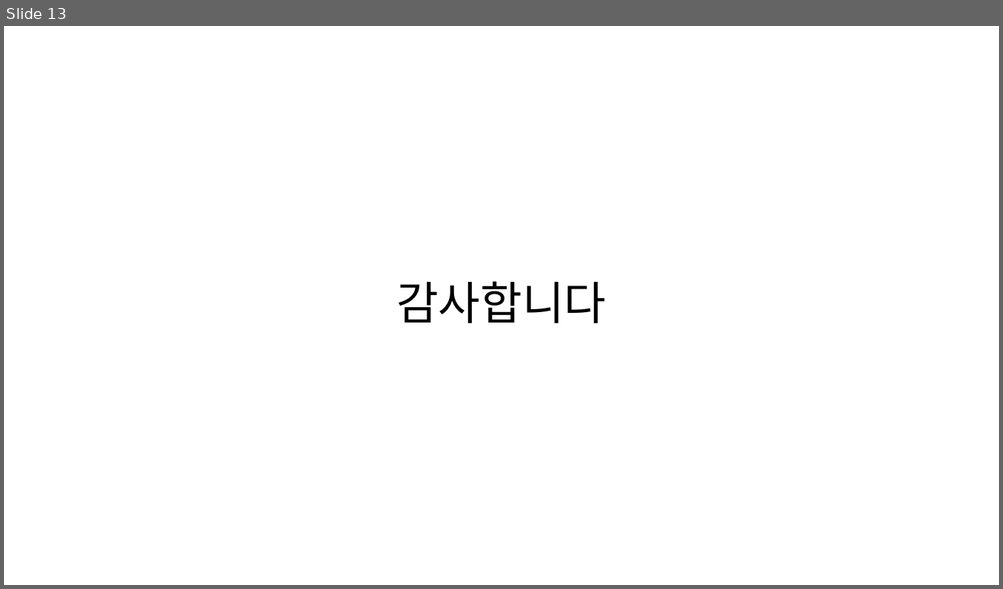
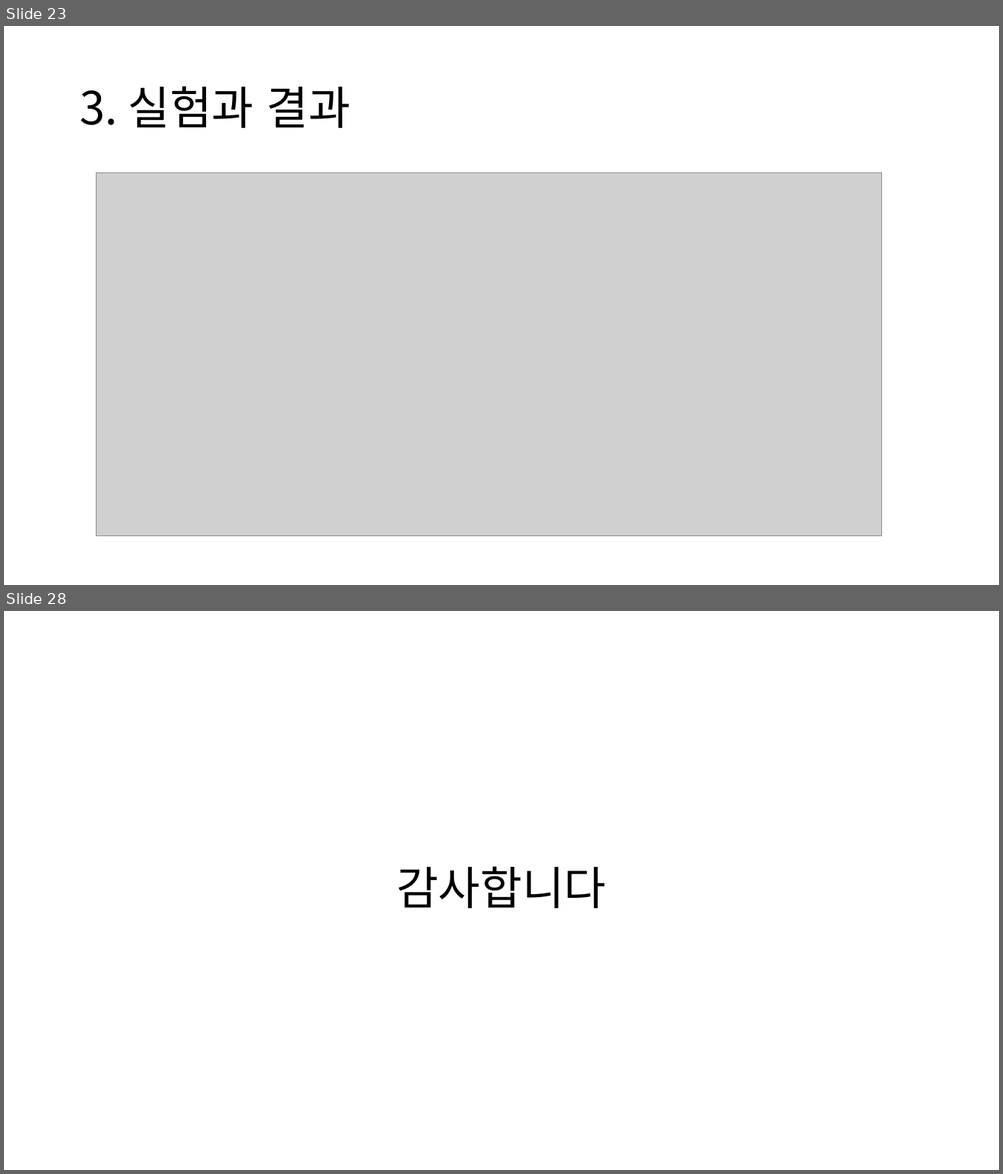
Before and after one commit to chroion/paper-review, a slide deck: CATs++ Boosting Cost Aggregation with Convolutions and Transformers/CATs++ Boosting Cost Aggregation with Convolutions and Transformers.pptx. Shown one above the other, each under a label of ours: slide 13 before the commit, slides 23 and 28 after it; the slides between them are not shown. The pictures are 1003x589 and 1003x1174 pixels, drawn with LibreOffice and Linux fonts; fonts in the diff are those of the drawing; grey boxes stand for pictures. Boxes give left, top, right and bottom in pixels: in the first picture for what was removed or moved away, otherwise in the second. Text is boxed around its words. In the diff, an @@ line names an element or a change of style, - is before the commit and + after.

```diff
--- a/CATs++ Boosting Cost Aggregation with Convolutions and Transformers/CATs++ Boosting Cost Aggregation with Convolutions and Transformers.pptx
+++ b/CATs++ Boosting Cost Aggregation with Convolutions and Transformers/CATs++ Boosting Cost Aggregation with Convolutions and Transformers.pptx
@@ slide 23 added at (4, 26, 999, 585), background #FFFFFF @@
@@ title added at (79, 86, 350, 128), 44 pt, text #000000 @@
+3. 실험과 결과
@@ picture added at (96, 173, 882, 537) @@
@@ what was slide 13 is now slide 28 @@
```
Also in this commit, not shown: 6 slides changed, 14 other slides added.
